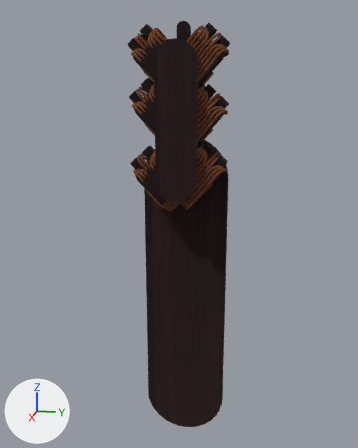
An edit to the Blender file models/BlendFiles/powerTower.blend, drawn before and after from the same camera.
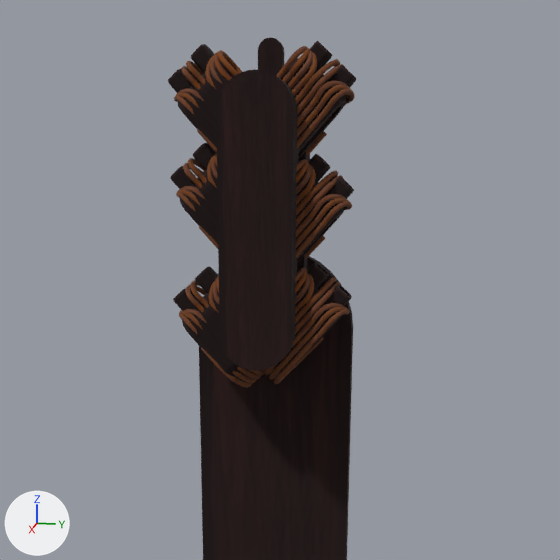
Each version appears first whole from a 50 mm camera at (30.36, -8.24, 3.37) aimed at (-0.35, -14.39, -4.31), and next in a close-up on the part from 10% to 95% of the width and 0% to 68% of the height. The axes (+X, +Y, +Z) are drawn at lower left. The lights are the same throughout. The older version's two pictures come first.
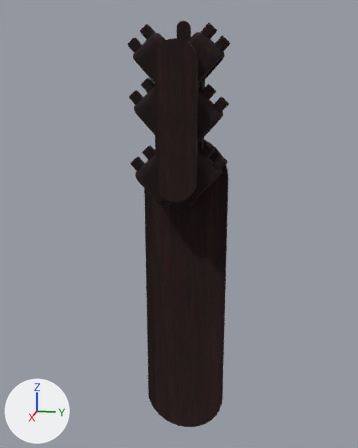
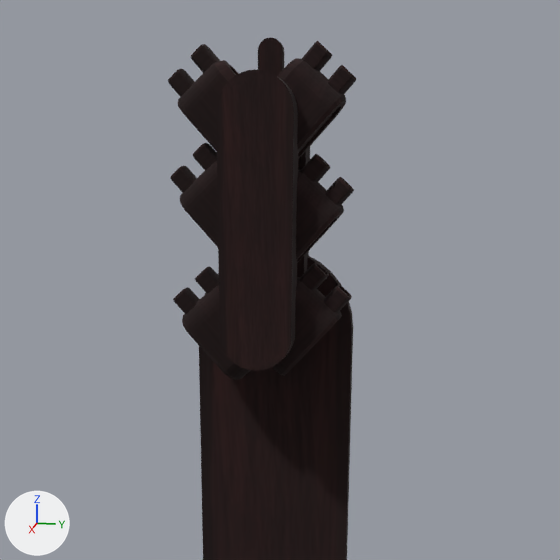
Boxes [x1, y1, x2, y2] around the edits, measured in the close-ups (560 x 560 px):
'Cube.192', deleted (brown)
    before: [174, 46, 355, 388]
'Cylinder.182', unchanged, uncovered by the edit
    before: [281, 58, 346, 159]
    after: [277, 58, 346, 159]
'Cylinder.086', unchanged, uncovered by the edit
    before: [273, 280, 342, 374]
    after: [272, 277, 342, 376]
'Cylinder.176', unchanged, uncovered by the edit
    both: [296, 170, 344, 263]

Edits to the bpy script that builds the scene:
```text
Remove ob_cube_192:
    ob_cube_192 = bpy.data.objects.new('Cube.192', me_cube_200)
    ob_cube_192.location = (0.21, -14.25, 1.95)
```
